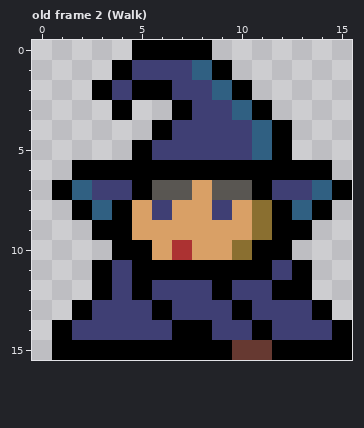
Edited in one commit: pixel-art file (Textures/magician/magician.ase). Above is the file before it was changed.
16x16 pixels, 3 frames. Shown: old frame 2 (Walk). The commit also changed other frames, which this record leaves out.
Now the later version:
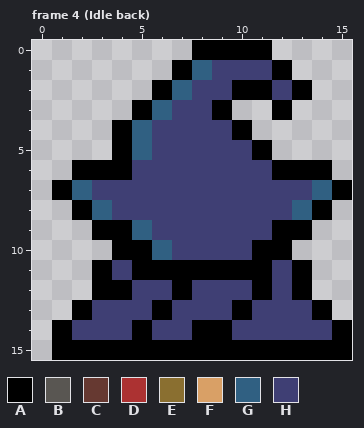
Palette (. is transparent): A #000000  B #595652  C #663931  D #ac3232  E #8a6f30  F #d9a066  G #306082  H #3f3f74
A new or re-ordered frame is compared with the old frame closest to it.
Message: add hero back
The edit:
frames 3 -> 6
Frame 4 (Idle back) is new; against old frame 2 (Walk):
y 0: x 5..7 AAA -> ...; x 9..11 ... -> AAA
y 1: x 4..7 AHHH -> ...A; x 9..12 A... -> HHHA
y 2: x 3..5 AHA -> ...; x 7 H -> G; x 9 G -> H; x 11..13 ... -> AHA
y 3: x 4..7 A..A -> .AGH; x 9..12 HGA. -> A..A
y 4: x 4..6 ..A -> AGH; x 10..12 HGA -> A..
y 5: x 4..5 .A -> AG; x 11..12 GA -> A.
y 6: x 5..11 AAAAAAA -> HHHHHHH
y 7: x 5..11 ABBFBBA -> HHHHHHH
y 8: x 4..5 AF -> HH; x 7..8 FF -> HH; x 10..12 FEA -> HHH
y 9: x 5..11 FFFFFFE -> GHHHHHH
y 10: x 6..10 FDFFE -> GHHHH
y 12: x 4..5 HA -> AH; x 7 H -> A; x 9 A -> H; x 11..12 HA -> AH
y 14: x 5 H -> A; x 7 A -> H; x 9 H -> A; x 11 A -> H
y 15: x 10..11 CC -> AA
Where, in picture pixels (left, top, right, bottom), the same in both pictures:
changed: (92, 40, 312, 360)
